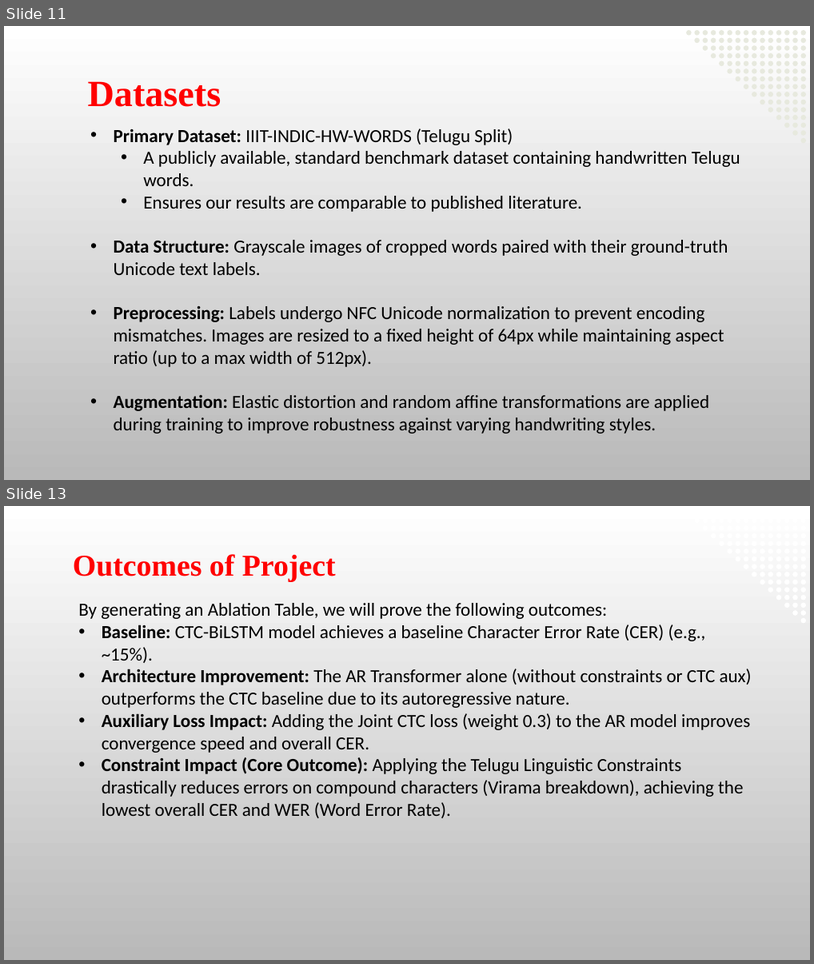
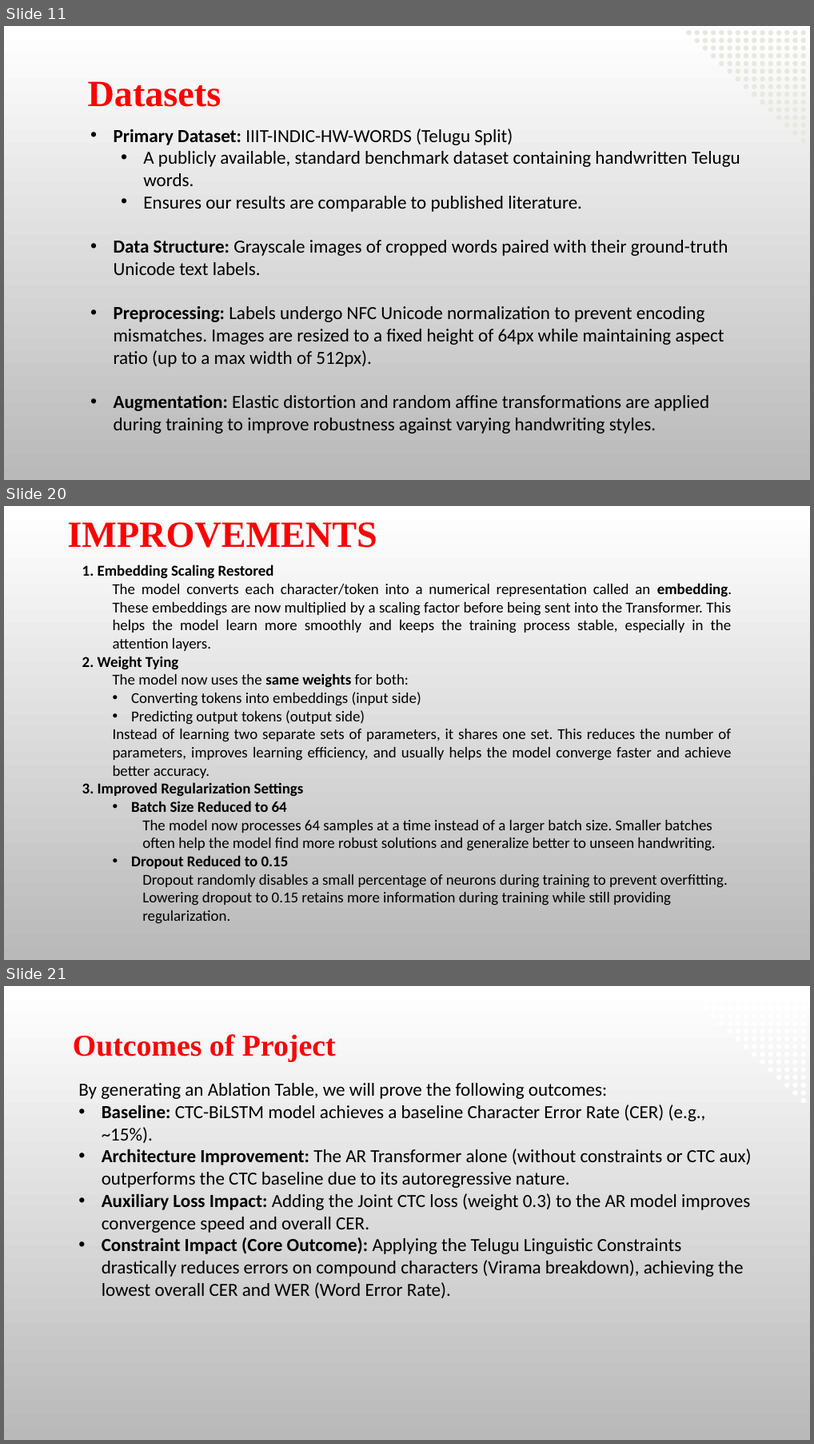
Before and after one commit to Bhargav-252006/telugu_htr, a slide deck: Major(b4).pptx. Shown one above the other, each under a label of ours: slides 11 and 13 before the commit, slides 11, 20 and 21 after it; the slides between them are not shown. The pictures are 814x964 and 814x1444 pixels, drawn with LibreOffice and Linux fonts; fonts in the diff are those of the drawing; background and template pictures are left out. Boxes give left, top, right and bottom in pixels: in the first picture for what was removed or moved away, otherwise in the second. Text is boxed around its words. In the diff, an @@ line names an element or a change of style, - is before the commit and + after.

```diff
--- a/Major(b4).pptx
+++ b/Major(b4).pptx
@@ slide 20 added at <box>4,506,810,960</box>, background picture (left out) @@
@@ text added at <box>67,522,377,548</box>, 44 pt, text #FF0000, bold @@
+IMPROVEMENTS
@@ text added at <box>82,564,732,924</box>, 18 pt, text #000000 @@
+1. Embedding Scaling Restored
+  The model converts each character/token into a numerical representation called an embedding. These embeddings are now multiplied by a scaling factor before being sent into the Transformer. This helps the model learn more smoothly and keeps the training process stable, especially in the attention layers.
+2. Weight Tying
+  The model now uses the same weights for both:
+  • Converting tokens into embeddings (input side)
+  • Predicting output tokens (output side)
+  Instead of learning two separate sets of parameters, it shares one set. This reduces the number of parameters, improves learning efficiency, and usually helps the model converge faster and achieve better accuracy.
+3. Improved Regularization Settings
+  • Batch Size Reduced to 64
+    The model now processes 64 samples at a time instead of a larger batch size. Smaller batches often help the model find more robust solutions and generalize better to unseen handwriting.
+  • Dropout Reduced to 0.15
+    Dropout randomly disables a small percentage of neurons during training to prevent overfitting. Lowering dropout to 0.15 retains more information during training while still providing regularization.
@@ what was slide 13 is now slide 21 @@
```
Also in this commit, not shown: 4 slides changed, 7 other slides added, 55 other files.
